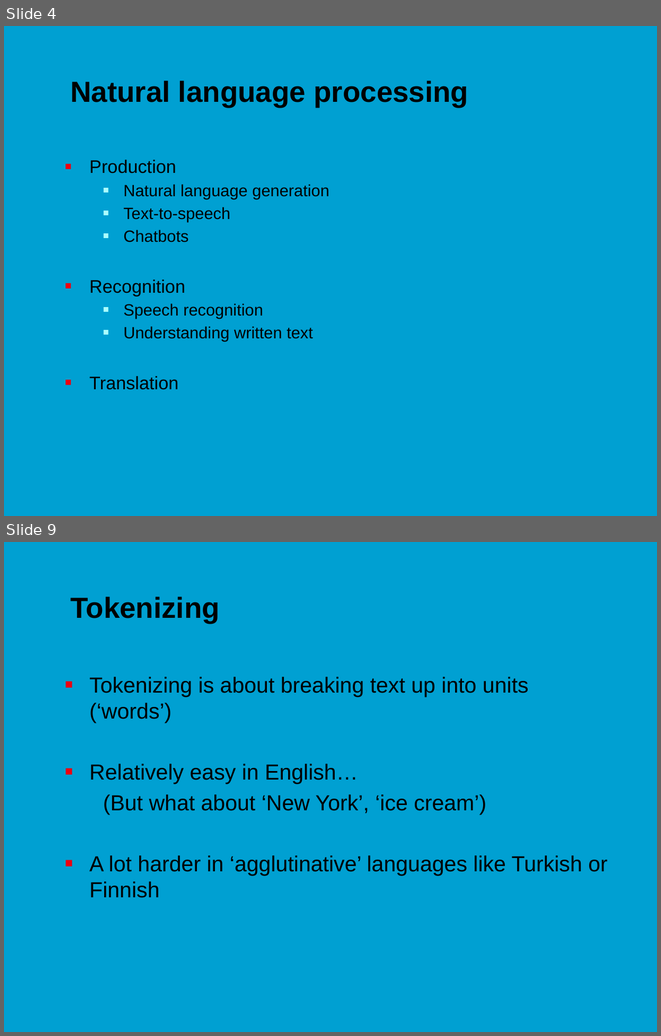
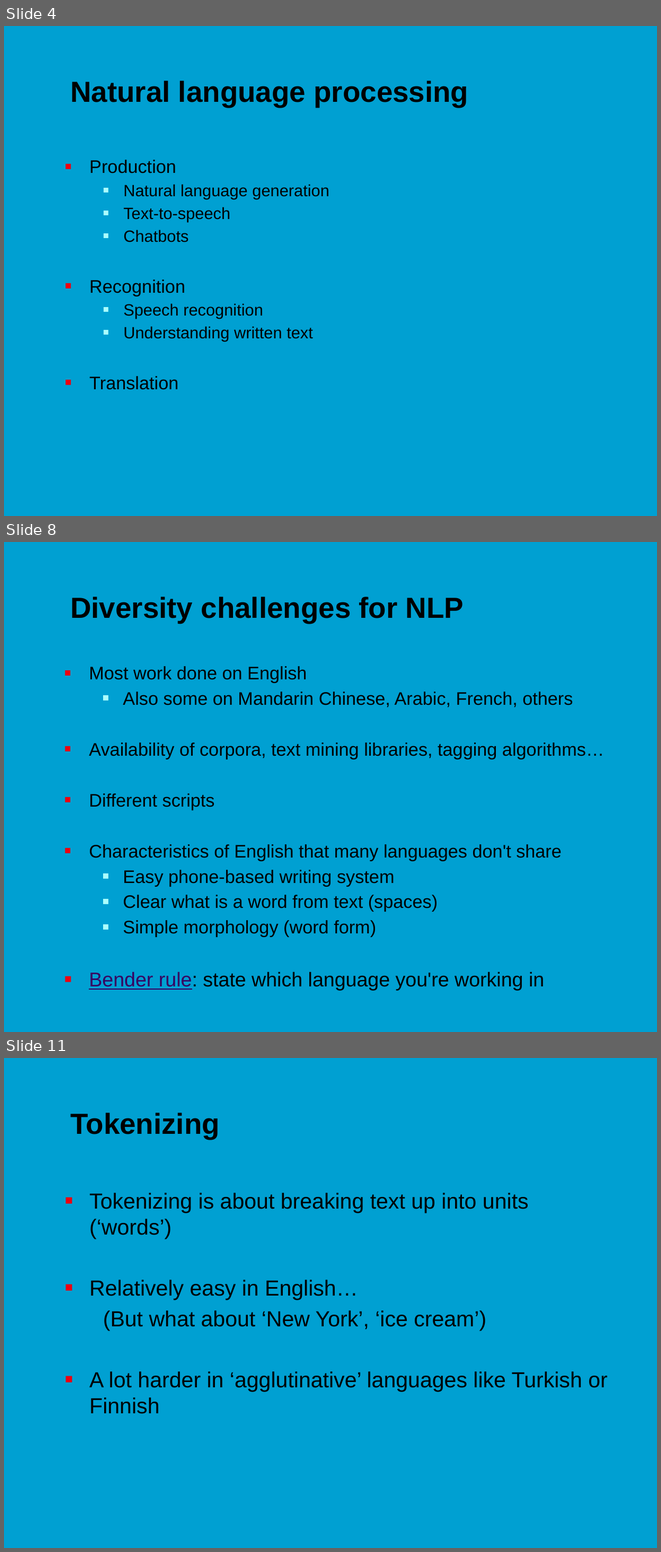
Before and after one commit to jonasmoons/data-driven-learning, a slide deck: slides/Week 6 - text mining.pptx. Shown one above the other, each under a label of ours: slides 4 and 9 before the commit, slides 4, 8 and 11 after it; the slides between them are not shown. The pictures are 661x1036 and 661x1552 pixels, drawn with LibreOffice and Linux fonts; fonts in the diff are those of the drawing; background and template pictures are left out. Boxes give left, top, right and bottom in pixels: in the first picture for what was removed or moved away, otherwise in the second. Text is boxed around its words. In the diff, an @@ line names an element or a change of style, - is before the commit and + after.

```diff
--- a/slides/Week 6 - text mining.pptx
+++ b/slides/Week 6 - text mining.pptx
@@ slide 8 added at (4,542,657,1032), background picture (left out) @@
@@ title added at (70,597,464,623), 32 pt, text #000000, bold @@
+Diversity challenges for NLP
@@ text added at (89,666,604,990), 20 pt, text #000000 @@
+■ Most work done on English
+  ■ Also some on Mandarin Chinese, Arabic, French, others
+■ Availability of corpora, text mining libraries, tagging algorithms…
+■ Different scripts
+■ Characteristics of English that many languages don't share
+  ■ Easy phone-based writing system
+  ■ Clear what is a word from text (spaces)
+  ■ Simple morphology (word form)
+■ Bender rule: state which language you're working in
@@ what was slide 9 is now slide 11 @@
```
Also in this commit, not shown: 13 slides changed, 1 other slide added, 1 slide removed, 3 other files.
